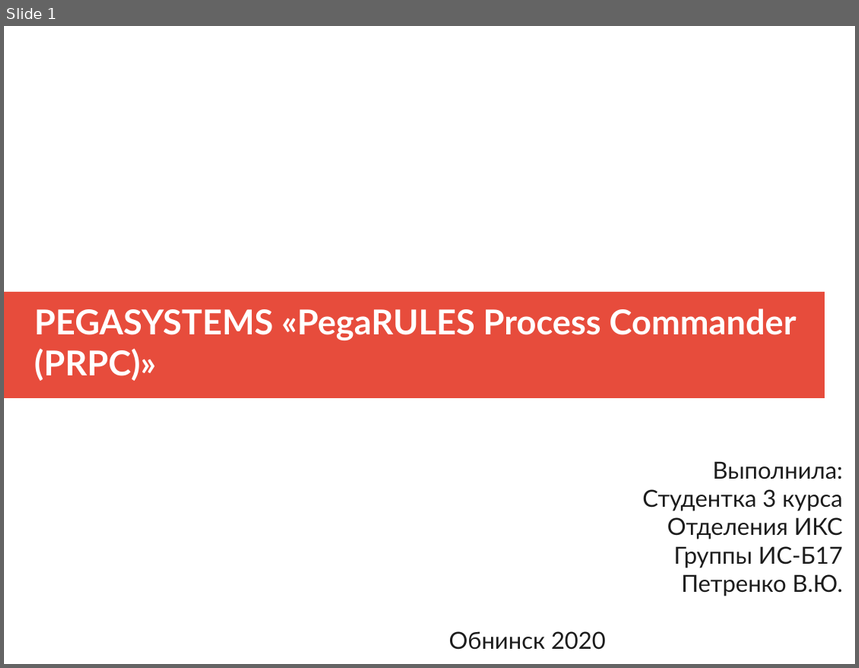
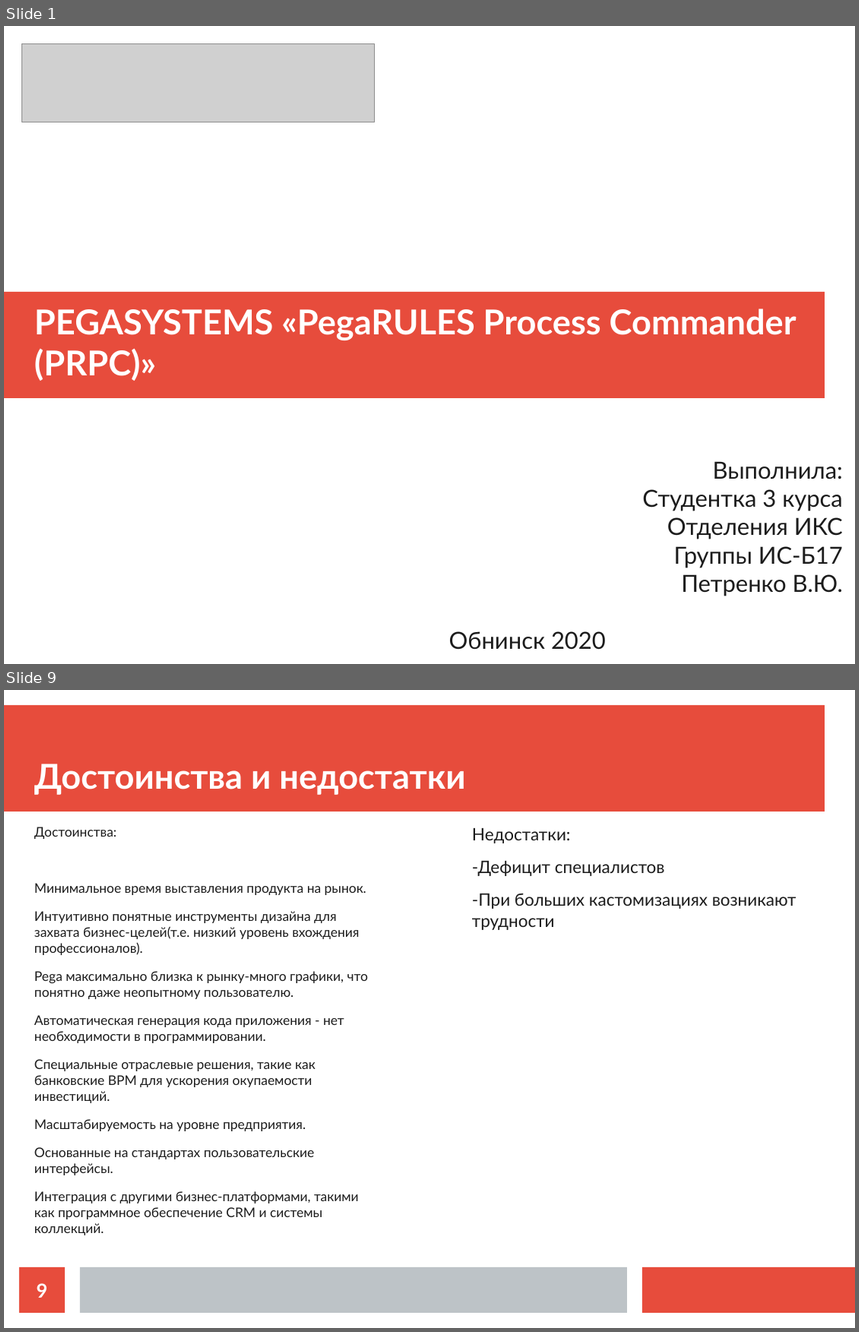
Before and after one commit to ikherty/ERP, a slide deck: pegaReport.odp. Shown one above the other, each under a label of ours: slide 1 before the commit, slides 1 and 9 after it; the slides between them are not shown. The pictures are 859x668 and 859x1332 pixels, drawn with LibreOffice and Linux fonts; fonts in the diff are those of the drawing; grey boxes stand for pictures. Boxes give left, top, right and bottom in pixels: in the first picture for what was removed or moved away, otherwise in the second. Text is boxed around its words. In the diff, an @@ line names an element or a change of style, - is before the commit and + after.

```diff
--- a/pegaReport.odp
+++ b/pegaReport.odp
@@ slide 9 added at [4, 690, 855, 1328], background #FFFFFF @@
@@ rectangle added at [4, 705, 825, 812], fill #E74C3C @@
@@ title added at [34, 764, 465, 795], 32 pt, text #FFFFFF, bold @@
+Достоинства и недостатки
@@ text added at [34, 827, 368, 1220], 12.3 pt, text #1C1C1C @@
+Достоинства:
+Минимальное время выставления продукта на рынок.
+Интуитивно понятные инструменты дизайна для захвата бизнес-целей(т.е. низкий уровень вхождения профессионалов).
+Pega максимально близка к рынку-много графики, что понятно даже неопытному пользователю.
+Автоматическая генерация кода приложения - нет необходимости в программировании.
+Специальные отраслевые решения, такие как банковские BPM для ускорения окупаемости инвестиций.
+Масштабируемость на уровне предприятия.
+Основанные на стандартах пользовательские интерфейсы.
+Интеграция с другими бизнес-платформами, такими как программное обеспечение CRM и системы коллекций.
@@ text added at [472, 828, 797, 930], 16 pt, text #1C1C1C @@
+Недостатки:
+-Дефицит специалистов
+-При больших кастомизациях возникают трудности
@@ page number added at [19, 1268, 65, 1313], fill #E74C3C, 18 pt, text #FFFFFF, bold @@
+9
@@ rectangle added at [80, 1268, 627, 1313], fill #BDC3C7 @@
@@ rectangle added at [643, 1268, 855, 1313], fill #E74C3C @@
@@ slide 1 changed as well @@
@@ picture added at [22, 44, 376, 123] @@
```
Also in this commit, not shown: 7 other slides added, 3 slides removed.
